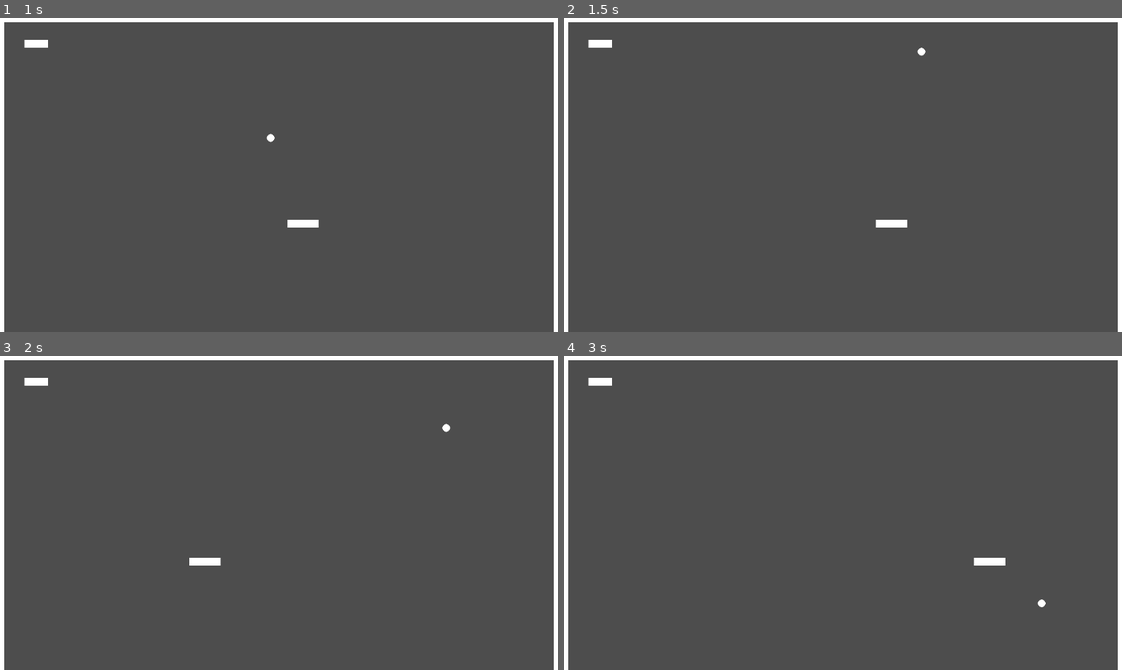
Above: before the commit, frames 1-4 (two rows, left to right).
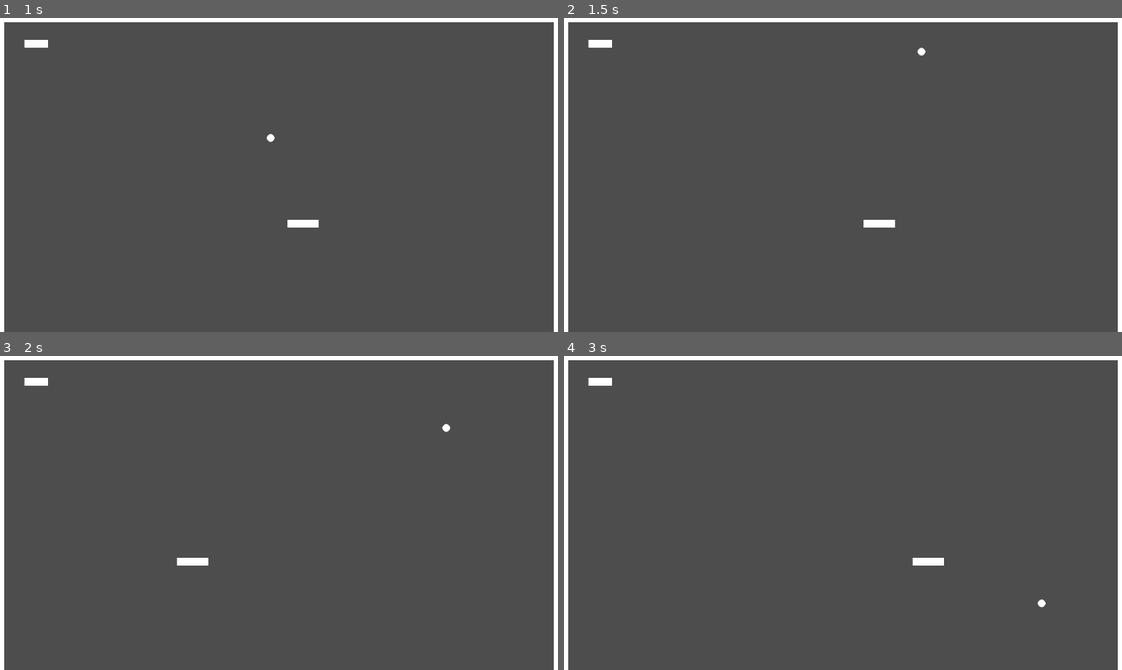
Above: after the commit, the same moments.

Repository: iocafe87/pong
Game: Godot game, scene res://scene/world.tscn
Two runs of this game, one before a commit and one after it. Both use one fixed random seed, a clock stepped at 60 frames per second and the inputs below.
Inputs:
- Up to frame 1 (1 s): tap Enter at 0.5 s; hold D (move_right) from 0.53 s (still down); hold Space (shoot) from 0.53 s (still down)
- Up to frame 2 (1.5 s): release D (move_right) at 1.28 s; release Space (shoot) at 1.28 s; hold A (move_left) from 1.28 s (still down); tap Space (shoot) at 1.35 s
- Up to frame 3 (2 s): keep holding A (move_left)
- Up to frame 4 (3 s): release A (move_left) at 2.03 s; hold Space (shoot) 2.03-2.78 s; hold D (move_right) from 2.03 s (still down); tap Space (shoot) at 2.85 s

Frame 1 is identical in both runs. In frame 2, 0.1% of the frame differs, in the area x 53-62%, y 64-67%; in frame 3, 0.1%; in frame 4, 0.3%, in the area x 62-80%, y 64-67%.

Commit message:
完善死亡倒计时、音效等

Diff:
--- a/scene/brick.tscn
+++ b/scene/brick.tscn
@@ -15,9 +15,9 @@
 region_enabled = true
 region_rect = Rect2(80, 112, 48, 16)
 
-[node name="Area2D" type="Area2D" parent="."]
+[node name="StaticBody2D" type="StaticBody2D" parent="."]
 collision_layer = 2
 
-[node name="CollisionShape2D" type="CollisionShape2D" parent="Area2D"]
+[node name="CollisionShape2D" type="CollisionShape2D" parent="StaticBody2D"]
 position = Vector2(24, 8)
 shape = SubResource("RectangleShape2D_ah86m")
--- a/scene/platform.tscn
+++ b/scene/platform.tscn
@@ -14,8 +14,8 @@
 region_enabled = true
 region_rect = Rect2(112, 96, 64, 16)
 
-[node name="Area2D" type="Area2D" parent="."]
+[node name="StaticBody2D" type="StaticBody2D" parent="."]
 collision_layer = 4
 
-[node name="CollisionShape2D" type="CollisionShape2D" parent="Area2D"]
+[node name="CollisionShape2D" type="CollisionShape2D" parent="StaticBody2D"]
 shape = SubResource("RectangleShape2D_s0ih4")
--- a/scene/world.tscn
+++ b/scene/world.tscn
@@ -1,10 +1,13 @@
-[gd_scene load_steps=8 format=4 uid="uid://dnplfrxjowl4x"]
+[gd_scene load_steps=11 format=4 uid="uid://dnplfrxjowl4x"]
 
 [ext_resource type="Script" uid="uid://bs0axy8tefuwm" path="res://script/world.gd" id="1_emkrx"]
 [ext_resource type="Texture2D" uid="uid://7gx1wrm87yhb" path="res://asset/Pong.png" id="1_pjass"]
 [ext_resource type="PackedScene" uid="uid://dxe1gwxh1cymt" path="res://scene/platform.tscn" id="2_txmk2"]
 [ext_resource type="PackedScene" uid="uid://sukp202oaffa" path="res://scene/ball.tscn" id="3_w4qq1"]
 [ext_resource type="PackedScene" uid="uid://cbmxpvqwln4lp" path="res://scene/brick.tscn" id="4_m5mgf"]
+[ext_resource type="AudioStream" uid="uid://c8d0tdnxegdv3" path="res://asset/ball_pop_up.wav" id="6_0tg4p"]
+[ext_resource type="AudioStream" uid="uid://bc5gu2d0qkws" path="res://asset/brick_destroy.wav" id="7_hcb8y"]
+[ext_resource type="AudioStream" uid="uid://dkeute8l13vun" path="res://asset/ball_explosion.wav" id="8_y3jn2"]
 
 [sub_resource type="TileSetAtlasSource" id="TileSetAtlasSource_txmk2"]
 texture = ExtResource("1_pjass")
@@ -43,3 +46,21 @@
 collision_layer = 0
 
 [node name="CollisionShape2D" type="CollisionShape2D" parent="DeathBlock"]
+
+[node name="Audio" type="Node" parent="."]
+
+[node name="BallPopUp" type="AudioStreamPlayer2D" parent="Audio"]
+stream = ExtResource("6_0tg4p")
+
+[node name="BrickDestroy" type="AudioStreamPlayer2D" parent="Audio"]
+stream = ExtResource("7_hcb8y")
+
+[node name="BallExplosion" type="AudioStreamPlayer2D" parent="Audio"]
+stream = ExtResource("8_y3jn2")
+
+[node name="DeathWait" type="Timer" parent="."]
+wait_time = 2.0
+one_shot = true
+
+[connection signal="body_entered" from="DeathBlock" to="." method="_on_death_block_body_entered"]
+[connection signal="timeout" from="DeathWait" to="." method="_on_death_wait_timeout"]
--- a/script/world.gd
+++ b/script/world.gd
@@ -3,6 +3,11 @@
 @onready var platform: Platform = $Platform
 @onready var ball: Ball = $Ball
 @onready var death_block: CollisionShape2D = $DeathBlock/CollisionShape2D
+@onready var ball_pop_up: AudioStreamPlayer2D = $Audio/BallPopUp
+@onready var brick_destroy: AudioStreamPlayer2D = $Audio/BrickDestroy
+@onready var ball_explosion: AudioStreamPlayer2D = $Audio/BallExplosion
+@onready var death_wait: Timer = $DeathWait
+
 
 var rng = RandomNumberGenerator.new()
 
@@ -19,11 +24,21 @@
 ## 移动的向量
 var dir: Vector2 = Vector2.ZERO
 
+## 屏幕宽高
+var screenWidth: int = 0
+var screenHeight: int = 0
+
+## 移动limit
+var limit: int = 50
+
+## 是否死亡
+var isDead: bool = false
+
 
 func _ready() -> void:
 	## 获取屏幕的宽度
-	var screenWidth: int = get_viewport().size.x
-	var screenHeight: int = get_viewport().size.y
+	screenWidth = get_viewport().size.x
+	screenHeight = get_viewport().size.y
 
 	## 初始化Platform的位置
 	var platformPosition: Vector2 = Vector2(screenWidth * 0.5, screenHeight * 0.95)
@@ -41,37 +56,49 @@
 
 
 func _process(delta: float) -> void:
-	## 左右移动横轴的差值
-	var moveAxis: float = Input.get_axis("move_left", "move_right")
-	## 移动的趋势
-	var trend: float = moveAxis * delta * MOVE_SPEED
-	## 平台左右移动
-	platform.position.x = platform.position.x + trend
-	if not isShoot:
-		## 如果ball还未发射过，那么也可以跟着平台一起移动
-		ball.position.x = ball.position.x + trend
+	pass
 
 func _physics_process(delta: float) -> void:
-	## 小球开始移动了
-	if isShoot:
+	if not isDead:
+		## 左右移动横轴的差值
+		var moveAxis: float = Input.get_axis("move_left", "move_right")
+		## 移动的趋势
+		var trend: float = moveAxis * delta * MOVE_SPEED
 
-		ball.velocity = dir * BALL_SPEED * delta
-		var coll: KinematicCollision2D = ball.move_and_collide(ball.velocity)
+		var newX: float = platform.position.x + trend
 
-		## 碰撞检测
-		if coll:
-			## 获取碰撞点的法线
-			var nor: Vector2 = coll.get_normal()
-			## 以法线为中线的反向向量
-			dir = ball.velocity.bounce(nor).normalized()
+		## 限定范围
+		if newX >= limit and newX <= screenWidth - limit:
+			## 平台左右移动
+			platform.position.x = newX
 
+			## ball未发射前，跟随
+			if not isShoot:
+				## 如果ball还未发射过，那么也可以跟着平台一起移动
+				ball.position.x = ball.position.x + trend
+
+		## 小球开始移动了
+		if isShoot:
 			ball.velocity = dir * BALL_SPEED * delta
-			ball.move_and_collide(ball.velocity)
+			var coll: KinematicCollision2D = ball.move_and_collide(ball.velocity)
+
+			## 碰撞检测
+			if coll:
+				## 播放碰撞音效
+				ball_pop_up.play()
+
+				## 获取碰撞点的法线
+				var nor: Vector2 = coll.get_normal()
+				## 以法线为中线的反向向量
+				dir = ball.velocity.bounce(nor).normalized()
+
+				ball.velocity = dir * BALL_SPEED * delta
+				ball.move_and_collide(ball.velocity)
 
 
 func _unhandled_input(event: InputEvent) -> void:
 	## 处理发射事件
-	if event.is_action_pressed("shoot") and not isShoot:
+	if event.is_action_pressed("shoot") and not isShoot and not isDead:
 		## 先把是否第一次发射，改为true
 		isShoot = true
 		## 随机定义符号
@@ -81,3 +108,24 @@
 		angle = deg_to_rad(deg)
 		## 第一次的方向向量
 		dir = Vector2(cos(angle), -sin(angle)).normalized()
+
+
+
+func _on_death_block_body_entered(body: Node2D) -> void:
+	## 先对body的类型进行判断
+	if body is Ball:
+		## 转换
+		var ball: Ball = body
+		ball.queue_free()
+
+		## 设置死亡
+		isDead = true
+		## 播放死亡音效
+		ball_explosion.play()
+		## 死亡冻结开始计时
+		death_wait.start()
+
+
+func _on_death_wait_timeout() -> void:
+	## 计时器播放完毕后回调
+	get_tree().reload_current_scene()
Not shown, added: asset/ball_explosion.wav.import
Not shown, added: asset/ball_pop_up.wav.import
Not shown, added: asset/ball_explosion.wav
Not shown, added: asset/ball_pop_up.wav
